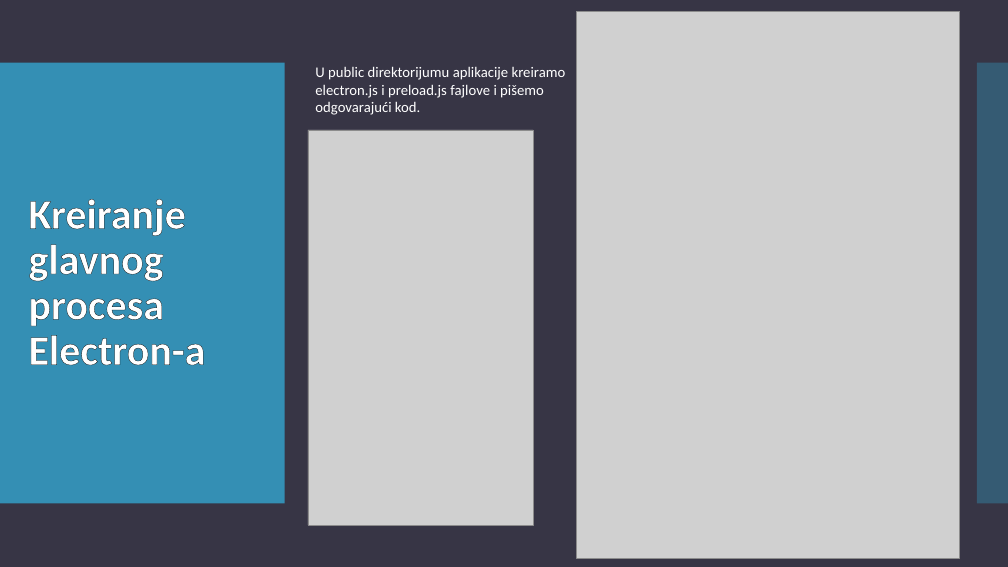
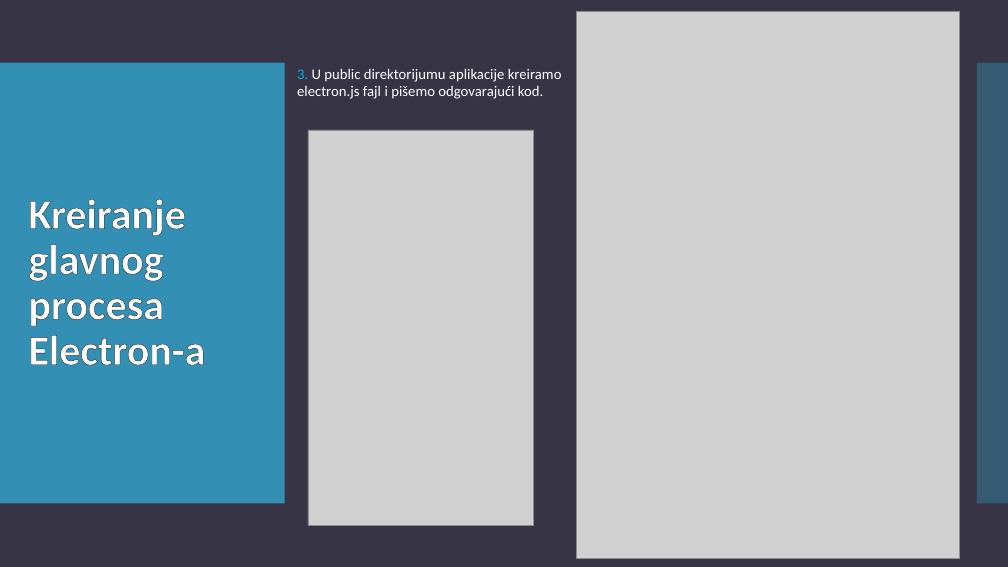
Before and after one commit to teodora18040cvetkovic/electron_react, a slide deck: slide 21 of Electron.pptx (slide 16 before the commit). Drawn at 1008x567 pixels with LibreOffice and Linux fonts; fonts in the diff are those of the drawing; grey boxes stand for pictures. Boxes give left, top, right and bottom in pixels: in the first picture for what was removed or moved away, otherwise in the second. Text is boxed around its words. In the diff, an @@ line names an element or a change of style, - is before the commit and + after.

Commit message:
wip

```diff
--- a/Electron.pptx
+++ b/Electron.pptx
@@ text at (297, 68, 562, 99): text changed @@
-U public direktorijumu aplikacije kreiramo electron.js i preload.js fajlove i pišemo odgovarajući kod.
+3. U public direktorijumu aplikacije kreiramo electron.js fajl i pišemo odgovarajući kod.
```
Also in this commit, not shown: 1 other slide changed, 5 slides added.
